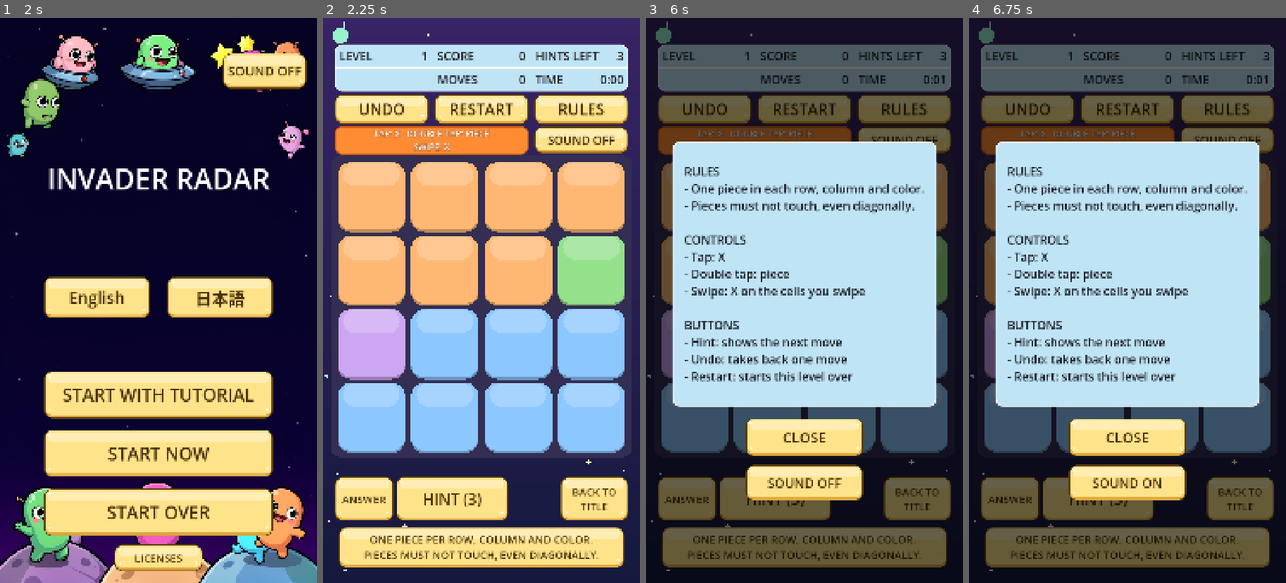
Above: before the commit, frames 1-4 (left to right).
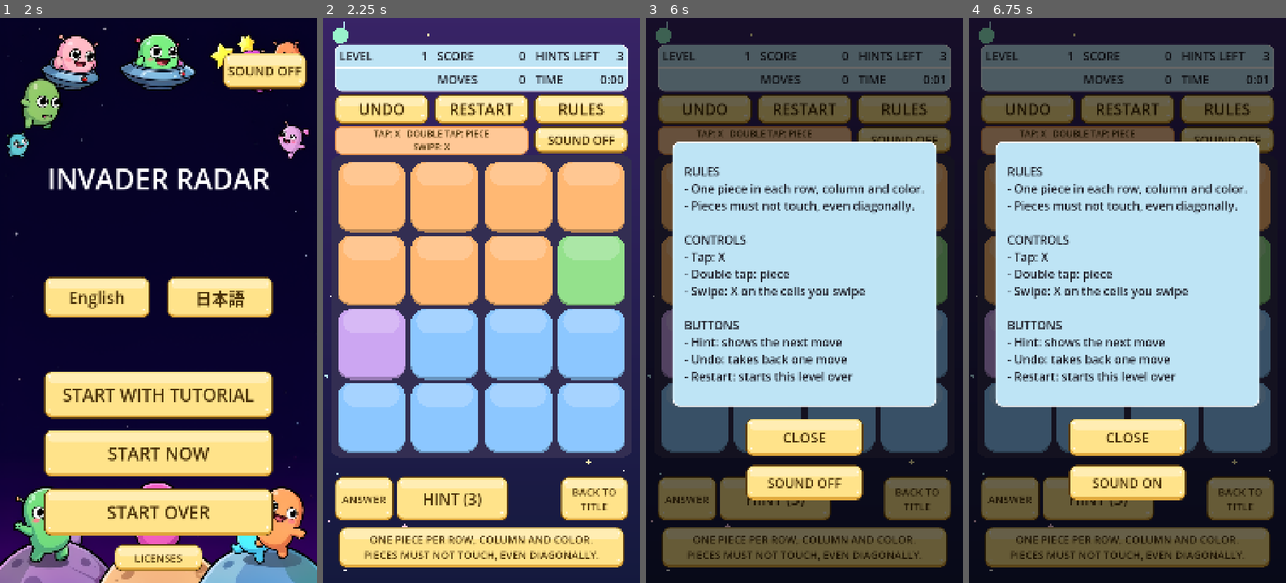
Above: after the commit, the same moments.

Repository: hidekig1001-cell/invader-radar
Game: Godot game, scene res://scenes/app.tscn
Two runs of this game, one before a commit and one after it. Both use one fixed random seed, a clock stepped at 60 frames per second and the inputs below.
Inputs (mouse positions are in pixels of both pictures, inside the frame that each line leads up to):
- Up to frame 1 (2 s): tap Enter at 0.5 s; move the mouse to (228, 272) at 0.52 s; hold Shift 0.53-1.25 s; click (228, 272) at 0.67 s; click "English" at 1.25 s
- Up to frame 2 (2.25 s): click "START NOW" at 2 s
- Up to frame 3 (6 s): click "RESTART" at 2.75 s; click "RESTART" at 3.5 s; click "RESTART" at 4.25 s; click "UNDO" at 5 s; click "RULES" at 5.75 s
- Up to frame 4 (6.75 s): click "HINT (3)" at 6.5 s

Frame 1 is identical in both runs. In frame 2, 3.1% of the frame differs, in the area x 3-65%, y 19-25%; in frame 3, 1.4%; in frame 4, 1.4%.

Commit message:
CR-1141: 吹き出しの地を淡いオレンジ、字を濃い茶色にする
improve runner が生成（実装: qwen3.8-flashnext-strata-v100、テスト: qwen3.8-flashnext-strata-v100）。run: 20261024-1545-CR-1141

Diff:
--- a/scenes/message_bubble.gd
+++ b/scenes/message_bubble.gd
@@ -33,8 +33,8 @@
 	autowrap_mode = TextServer.AUTOWRAP_WORD_SMART
 	add_theme_font_size_override("font_size", FONT_SIZE)
 	var box := StyleBoxFlat.new()
-	box.bg_color = Color8(255, 140, 50)
-	box.border_color = Color8(214, 96, 20)
+	box.bg_color = Color8(255, 200, 150)
+	box.border_color = Color8(235, 150, 80)
 	box.set_border_width_all(4)
 	box.set_corner_radius_all(24)
 	box.anti_aliasing = true
@@ -140,11 +140,11 @@
 	visible = true
 
 
-# 吹き出しの字（オレンジの地に白い字、濃いオレンジの縁取り）。
+# 吹き出しの字（淡いオレンジの地に濃い茶色の字、縁取りなし）。
 func set_normal_font_look() -> void:
-	add_theme_color_override("font_color", Color.WHITE)
+	add_theme_color_override("font_color", TILE_FONT_COLOR)
 	add_theme_color_override("font_outline_color", Color8(150, 60, 0))
-	add_theme_constant_override("outline_size", 6)
+	add_theme_constant_override("outline_size", 0)
 
 
 static func panel_alpha(t: float) -> float:
--- /dev/null
+++ b/test/cr/test_cr_1141.gd
@@ -0,0 +1,28 @@
+extends GutTest
+
+const BubbleScript = preload("res://scenes/message_bubble.gd")
+
+
+func test_cr_1141_normal_box_colors_and_font() -> void:
+	## CHECK: 1
+	var B = load("res://scenes/message_bubble.gd")
+	var b = B.new()
+	add_child_autofree(b)
+	await wait_frames(1)
+	assert_eq(b.normal_box.bg_color, Color8(255, 200, 150))
+	assert_eq(b.normal_box.border_color, Color8(235, 150, 80))
+	assert_eq(b.get_theme_color("font_color"), B.TILE_FONT_COLOR)
+	assert_eq(b.get_theme_constant("outline_size"), 0)
+
+
+func test_cr_1141_clear_text_restores_normal_style() -> void:
+	## CHECK: 2
+	var B = load("res://scenes/message_bubble.gd")
+	var b = B.new()
+	add_child_autofree(b)
+	await wait_frames(1)
+	b.show_tile("CLEAR", Vector2(540, 900))
+	b.clear_text()
+	assert_eq(b.get_theme_stylebox("normal").bg_color, Color8(255, 200, 150))
+	assert_eq(b.get_theme_color("font_color"), B.TILE_FONT_COLOR)
+	assert_eq(b.get_theme_constant("outline_size"), 0)
--- a/test/cr/test_pixel_1023.gd
+++ b/test/cr/test_pixel_1023.gd
@@ -31,27 +31,27 @@
 	var b = await _make_bubble()
 	var box = b.normal_box
 	assert_true(box is StyleBoxFlat)
-	assert_eq(box.bg_color, Color8(255, 140, 50))
+	assert_eq(box.bg_color, Color8(255, 200, 150))
 	assert_eq(box.bg_color.a, 1.0)
-	assert_eq(box.border_color, Color8(214, 96, 20))
+	assert_eq(box.border_color, Color8(235, 150, 80))
 	assert_eq(box.border_width_left, 4)
 	assert_eq(box.corner_radius_top_left, 24)
-	assert_eq(b.get_theme_color("font_color"), Color.WHITE)
+	assert_eq(b.get_theme_color("font_color"), BubbleScript.TILE_FONT_COLOR)
 	assert_eq(b.get_theme_color("font_outline_color"), Color8(150, 60, 0))
-	assert_eq(b.get_theme_constant("outline_size"), 6)
+	assert_eq(b.get_theme_constant("outline_size"), 0)
 
 	b.show_panel("STEP")
 	assert_eq(b.get_theme_color("font_color"), BubbleScript.TILE_FONT_COLOR)
 	b.clear_text()
 	assert_eq(b.get_theme_stylebox("normal"), b.normal_box)
-	assert_eq(b.get_theme_color("font_color"), Color.WHITE)
-	assert_eq(b.get_theme_constant("outline_size"), 6)
+	assert_eq(b.get_theme_color("font_color"), BubbleScript.TILE_FONT_COLOR)
+	assert_eq(b.get_theme_constant("outline_size"), 0)
 
 	b.show_tile("CLEAR", Vector2(540, 900))
 	assert_eq(b.get_theme_color("font_color"), BubbleScript.TILE_FONT_COLOR)
 	b.clear_text()
 	assert_eq(b.get_theme_stylebox("normal"), b.normal_box)
-	assert_eq(b.get_theme_color("font_color"), Color.WHITE)
+	assert_eq(b.get_theme_color("font_color"), BubbleScript.TILE_FONT_COLOR)
 
 
 ## CHECK: 2
